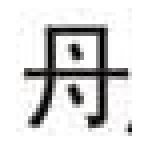
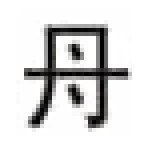
Two versions of the same layered image (152px x 144px). Layer-by-layer changes:
painted on "Pasted Layer" over <box>16,8,132,136</box>
